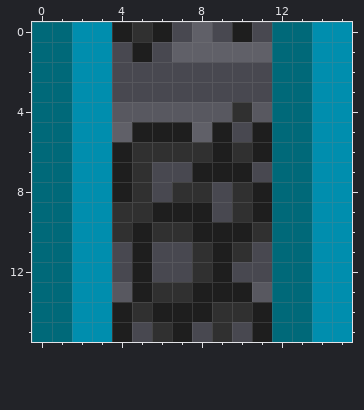
Pixel-art sprite -- tiles/oreburgh_south/anim/coal_vertical/07.png. This is how it looked before the edit.
The file is 16x16 pixels.
Once edited:
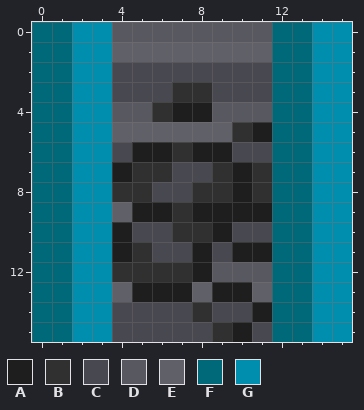
Palette (. is transparent): A #1e1e1e  B #303030  C #484850  D #585860  E #606068  F #006979  G #008eae
Edits made:
The edit turns colour B into colour A in row 6 at x 5 to 6 and 8; in row 8 at x 10; in row 9 at x 5 and 10; in row 10 at x 4; in row 11 at x 8 and 10; in row 12 at x 8.
The edit turns colour B into colour A in row 13 at x 6 to 7.
The edit turns colour C into colour A in row 9 at x 9; in row 11 at x 4 and 11; in row 15 at x 10.
The edit turns colour D into colour A in row 4 at x 7 to 8.
The edit turns colour A into colour B in row 7 at x 9; in row 8 at x 4 and 11; in row 9 at x 7; in row 10 at x 8; in rows 11 to 12 at x 5; in row 14 at x 8.
The edit turns colour C into colour B in row 3 at x 7 to 8; in row 5 at x 10; in row 7 at x 6 and 11; in row 8 at x 9; in row 12 at x 4 and 6 to 7.
The edit turns colour D into colour B in row 4 at x 6.
The edit turns colour A into colour C in row 6 at x 4 and 11; in row 7 at x 8; in row 10 at x 5 and 10; in row 11 at x 9; in row 14 at x 4 and 6 to 7; in row 15 at x 4, 7 and 11.
The edit turns colour B into colour C in row 6 at x 10; in row 8 at x 7; in row 10 at x 6 and 11; in row 14 at x 5 and 9 to 10; in row 15 at x 6.
The edit turns colour A into colour D in row 0 at x 4, 6 and 10; in row 12 at x 9.
The edit turns colour B into colour D in row 0 at x 5; in row 4 at x 10.
The edit turns colour C into colour D in row 0 at x 7, 9 and 11; in row 12 at x 10 to 11.
The edit turns colour E into colour D in row 0 at x 8.
The edit turns colour A into colour E in row 1 at x 5; in row 5 at x 5 to 7 and 9; in row 13 at x 8.
The edit turns colour B into colour E in row 9 at x 4.
The edit turns colour C into colour E in row 1 at x 4 and 6.
The edit turns colour D into colour E in row 13 at x 4 and 11.
Boxes around the changes in both pictures, in picture pixels (x1, y1, x2, y2):
changed: (112, 22, 272, 342)
